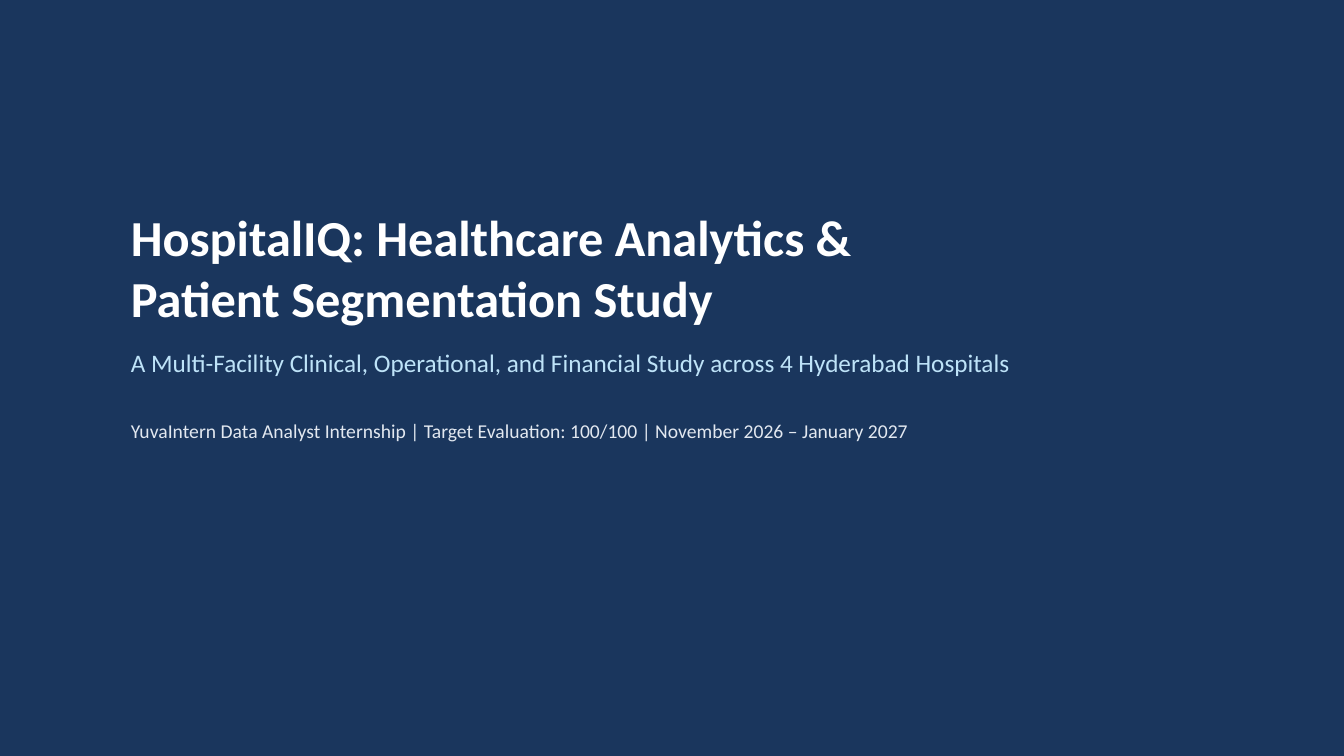
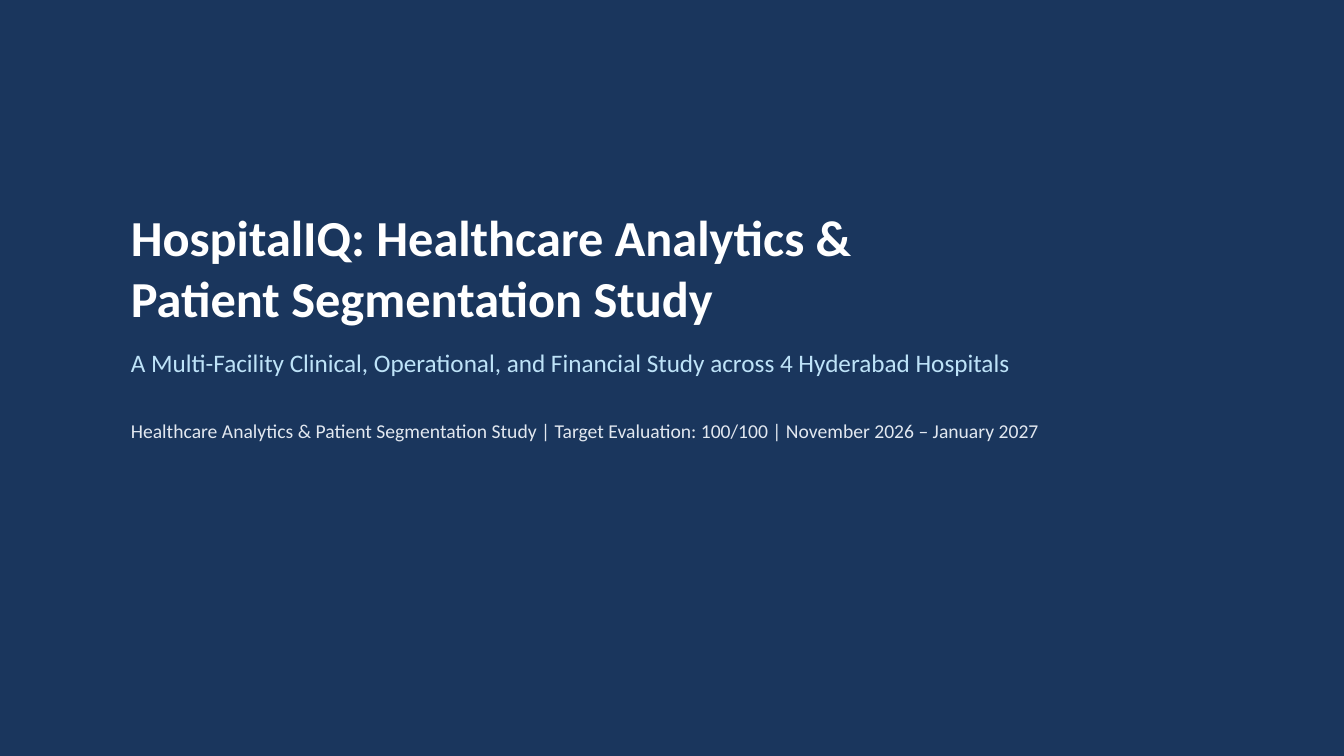
Before and after one commit to Naresh63-hub/Hospiq, a slide deck: slide 1 of HospitalIQ_Business_Presentation.pptx. Drawn at 1344x756 pixels with LibreOffice and Linux fonts; fonts in the diff are those of the drawing. Boxes give left, top, right and bottom in pixels: in the first picture for what was removed or moved away, otherwise in the second. Text is boxed around its words. In the diff, an @@ line names an element or a change of style, - is before the commit and + after.

```diff
--- a/HospitalIQ_Business_Presentation.pptx
+++ b/HospitalIQ_Business_Presentation.pptx
@@ text at (131,424,1039,442): text changed @@
-YuvaIntern Data Analyst Internship | Target Evaluation: 100/100 | November 2026 – January 2027
+Healthcare Analytics & Patient Segmentation Study | Target Evaluation: 100/100 | November 2026 – January 2027
```
Also in this commit, not shown: 1 other slide changed, 30 other files.
